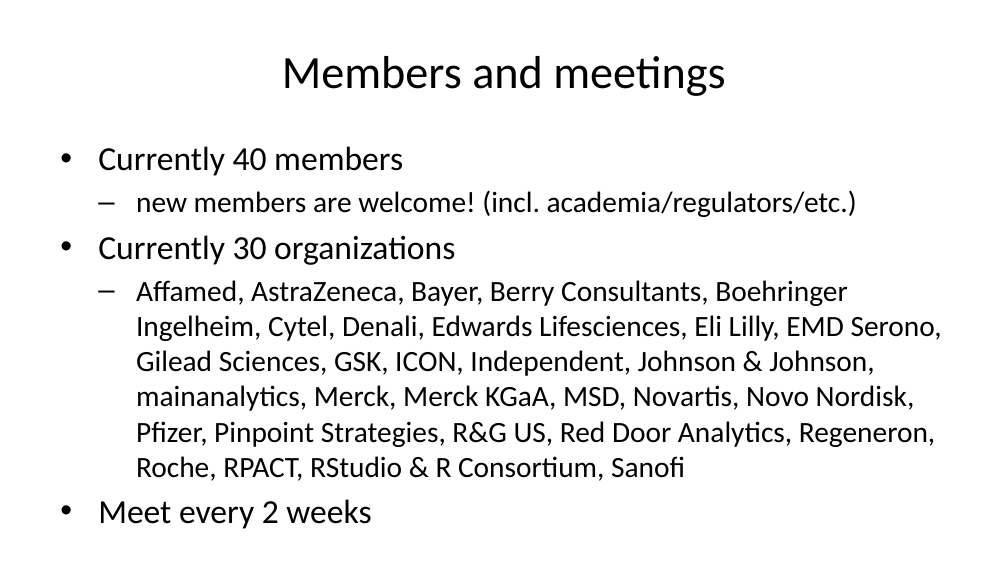
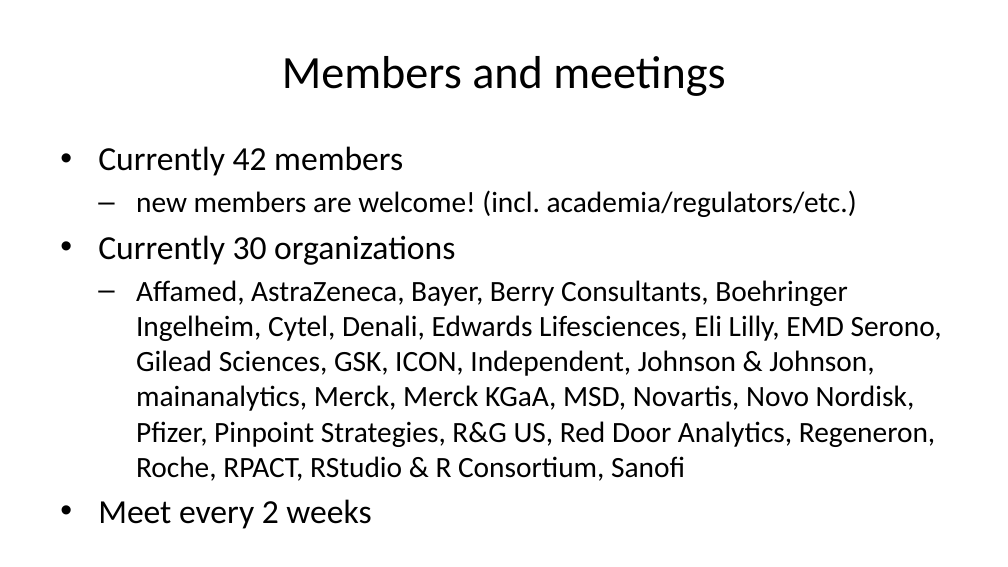
Before and after one commit to openstatsware/website, a slide deck: slide 8 of slides/cen-first-year-wg-sep2023.pptx. Drawn at 1008x567 pixels with LibreOffice and Linux fonts; fonts in the diff are those of the drawing. Boxes give left, top, right and bottom in pixels: in the first picture for what was removed or moved away, otherwise in the second. Text is boxed around its words. In the diff, an @@ line names an element or a change of style, - is before the commit and + after.

```diff
--- a/slides/cen-first-year-wg-sep2023.pptx
+++ b/slides/cen-first-year-wg-sep2023.pptx
@@ text at (98, 146, 403, 176): text changed @@
-• Currently 40 members
+• Currently 42 members
```
Also in this commit, not shown: 10 other files.
